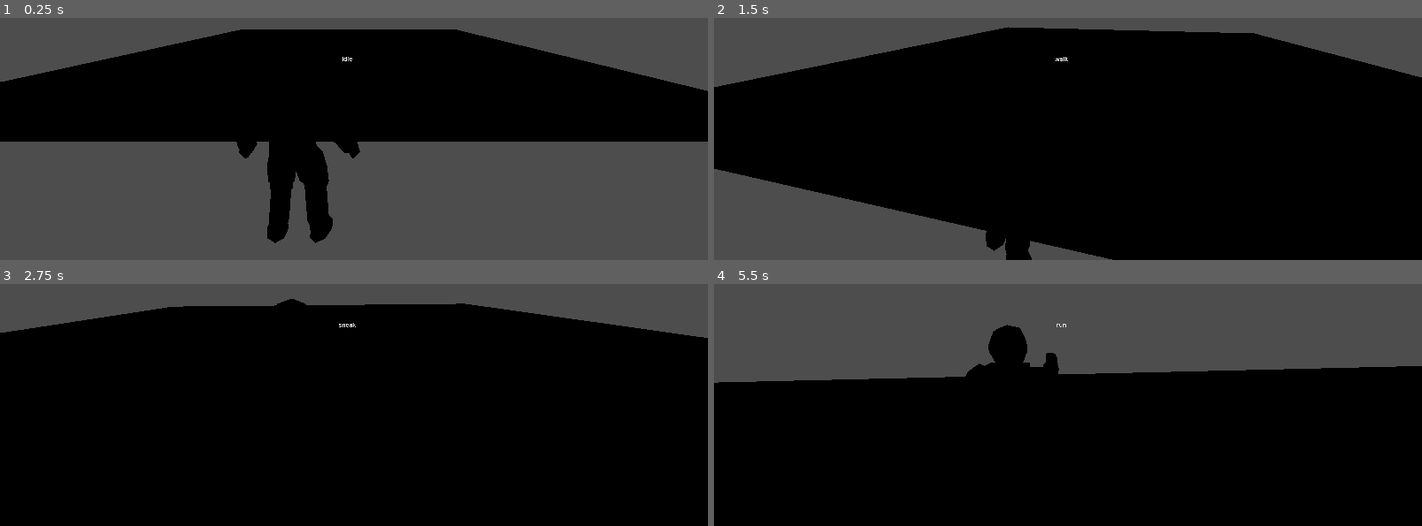
Above: before the commit, frames 1-4 (two rows, left to right).
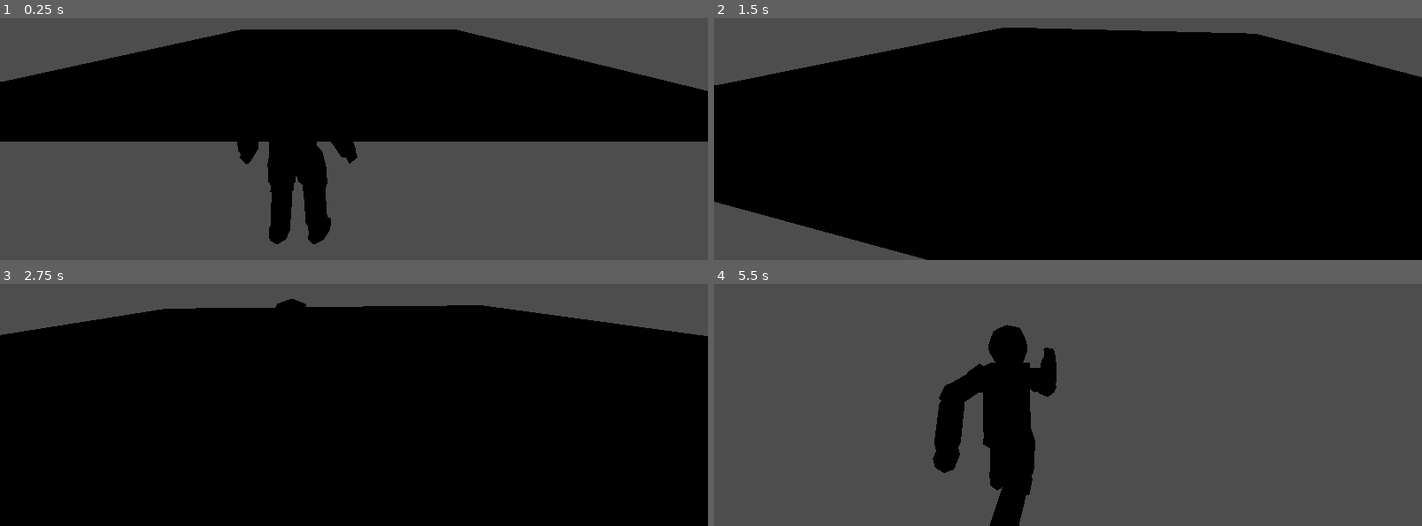
Above: after the commit, the same moments.

Repository: deinonymous/1st-3rd-Person-Base
Game: Godot game, scene res://scenes/world.tscn
Two runs of this game, one before a commit and one after it. Both use one fixed random seed, a clock stepped at 60 frames per second and the inputs below.
Inputs (mouse positions are in pixels of both pictures, inside the frame that each line leads up to):
- Up to frame 1 (0.25 s): no input
- Up to frame 2 (1.5 s): move the mouse to (1103, 59) at 0.52 s; hold Ctrl (crouch) 0.53-1.28 s; hold W (mv_forward) from 0.53 s (still down); tap Space (jump) at 0.77, 1.07 s; tap Shift (sprint) at 0.8, 1.35 s; move the mouse to (1032, 63) at 1.27 s
- Up to frame 3 (2.75 s): keep holding W (mv_forward); tap Space (jump) at 1.52, 1.55, 1.82, 2.1 s; move the mouse to (368, 320) at 2.02 s; hold Ctrl (crouch) from 2.03 s (still down)
- Up to frame 4 (5.5 s): keep holding W (mv_forward); move the mouse to (1060, 334) at 2.77 s; release Ctrl (crouch) at 2.78 s; tap Mouse wheel up (camera_zoom_in) at 2.85 s; tap Space (jump) at 3.02, 3.32, 3.77, 3.8, 4.07, 4.52, 4.82 s; tap Shift (sprint) at 3.05 s; move the mouse to (1117, 332) at 3.52 s; tap Mouse wheel down (camera_zoom_out) at 3.6 s; move the mouse to (1011, 322) at 4.27 s; tap Ctrl (crouch) at 4.35 s; move the mouse to (1075, 327) at 5.02 s; hold Shift (sprint) from 5.03 s (still down)

The runs differ from the first frame. In frame 1, 0.5% of the frame differs, in the area x 33-51%, y 16-94%; in frame 2, 6.8%; in frame 3, 0.6%; in frame 4, 57%, in the area x 0-100%, y 16-100%.

Commit message:
important improvements to movement/detecting floor collision

Diff:
--- a/scenes/player.tscn
+++ b/scenes/player.tscn
@@ -1,13 +1,10 @@
-[gd_scene load_steps=29 format=3 uid="uid://dj8qxtraf6qq3"]
+[gd_scene load_steps=28 format=3 uid="uid://dj8qxtraf6qq3"]
 
 [ext_resource type="Script" path="res://scripts/state/player-states/player_persistent_state.gd" id="1_2ieie"]
 
 [sub_resource type="CapsuleShape3D" id="CapsuleShape3D_edq6b"]
 radius = 0.375
 height = 1.44
-
-[sub_resource type="SphereShape3D" id="SphereShape3D_y670u"]
-radius = 0.3
 
 [sub_resource type="BoxMesh" id="BoxMesh_3akj7"]
 size = Vector3(0.25, 0.455, 0.15)
@@ -1786,11 +1783,6 @@
 transform = Transform3D(1, 0, 0, 0, 1, 0, 0, 0, 1, 0, -0.225, 0.074)
 shape = SubResource("CapsuleShape3D_edq6b")
 
-[node name="FootCast" type="ShapeCast3D" parent="."]
-transform = Transform3D(1, 0, 0, 0, 1, 0, 0, 0, 1, 0, 0.095, 0.074)
-shape = SubResource("SphereShape3D_y670u")
-target_position = Vector3(0, -0.55, 0)
-
 [node name="FullBody" type="Node3D" parent="."]
 
 [node name="Camera" type="Node3D" parent="FullBody"]
@@ -1874,7 +1866,7 @@
 mesh = SubResource("CapsuleMesh_nifov")
 
 [node name="WristJointR" type="MeshInstance3D" parent="FullBody/Body/TorsoMesh/HipJointR/UpperArmR/ElbowJointR/ForearmR"]
-transform = Transform3D(0.999391, 0.0348995, 1.53981e-09, -0.0348476, 0.997905, -0.0545145, -0.00190253, 0.0544813, 0.998513, 0.00125249, -0.113329, -0.00282142)
+transform = Transform3D(0.999391, 0.0348995, 1.55348e-09, -0.0348476, 0.997905, -0.0545145, -0.00190253, 0.0544813, 0.998513, 0.00125249, -0.113329, -0.00282142)
 mesh = SubResource("SphereMesh_5ogn5")
 
 [node name="HandR" type="MeshInstance3D" parent="FullBody/Body/TorsoMesh/HipJointR/UpperArmR/ElbowJointR/ForearmR/WristJointR"]
--- a/scripts/autoload/Physics.gd
+++ b/scripts/autoload/Physics.gd
@@ -1,3 +1,3 @@
 extends Node
 
-var gravity: float = 0.008
+var gravity: float = 0.32
--- a/scripts/state/player-states/fall_state.gd
+++ b/scripts/state/player-states/fall_state.gd
@@ -4,7 +4,7 @@
 var classname = "FallState"
 
 func _ready():
-  persistent_state.animation.speed_scale = 1
+  persistent_state.animation.speed_scale = 1.0
   persistent_state.animation.play("fall")
   fall()
 
@@ -13,28 +13,25 @@
   persistent_state.face_camera_direction()
 
 func jump():
-  if grounded():
+  if persistent_state.is_on_floor():
     change_state.call("jump")
 
 func walk():
-  if grounded():
+  if persistent_state.is_on_floor():
     change_state.call("walk")
 
 func run():
-  if grounded():
+  if persistent_state.is_on_floor():
     change_state.call("run")
 
 func idle():
-  if grounded():
+  if persistent_state.is_on_floor():
     change_state.call("idle")
 
 func sneak():
-  if grounded():
+  if persistent_state.is_on_floor():
     change_state.call("sneak")
 
 func crouch():
-  if grounded():
+  if persistent_state.is_on_floor():
     change_state.call("crouch")
-
-func grounded():
-  return persistent_state.foot_cast.get_collision_count() > 0
--- a/scripts/state/player-states/jump_state.gd
+++ b/scripts/state/player-states/jump_state.gd
@@ -25,7 +25,7 @@
     persistent_state.velocity.x /= 1.2
     persistent_state.velocity.z /= 1.2
   persistent_state.velocity.y -= Physics.gravity
-  if persistent_state.velocity.y <= 0:
+  if not persistent_state.velocity.y > 0:
     fall()
   persistent_state.face_movement_direction()
 
--- a/scripts/state/player-states/player_persistent_state.gd
+++ b/scripts/state/player-states/player_persistent_state.gd
@@ -6,11 +6,9 @@
 @onready var head_base: Node3D = $FullBody/Body/TorsoMesh/Neck/BaseOfHead
 @onready var head_mesh: MeshInstance3D = $FullBody/Body/TorsoMesh/Neck/BaseOfHead/Head
 @onready var animation: AnimationPlayer = $AnimationPlayer
-@onready var foot_cast: ShapeCast3D = $FootCast
 @onready var camera: Node3D = $FullBody/Camera
 @onready var camera3d: Camera3D = $FullBody/Camera/Camera3D
 @onready var camera_occlusion_raycast: RayCast3D = $FullBody/Camera/RayCast3D
-@onready var state_log: Label = $CanvasLayer/Control/StateLog
 
 #state
 var state
@@ -19,11 +17,11 @@
 
 #physics/motion
 var inertia = 0.7
-var run_speed = 0.1
-var walk_speed = 0.05
-var sneak_speed = 0.025
-var midair_correction_speed = 0.002
-var jump_velocity = 0.17
+var run_speed = 6
+var walk_speed = 4
+var sneak_speed = 2
+var midair_correction_speed = 0.2
+var jump_velocity = 8
 var input_direction: Vector2 = Vector2(0,0)
 var direction: Vector2 = Vector2(0,0)
 
@@ -54,7 +52,8 @@
   state_elected = false
 
   #player always enters fall state if not on the ground
-  if !foot_cast.get_collision_count() and velocity.y <= 0:
+  if !is_on_floor() and not velocity.y > 0:
+    velocity.y -= Physics.gravity
     state.do_state("fall")
 
   #handle player inputs
@@ -65,7 +64,6 @@
   state.do_state("idle")
 
 func _physics_process(_delta):
-  move_and_collide(velocity)
   move_and_slide()
 
 func handle_movement():
@@ -107,7 +105,6 @@
   #and modify the player's variables
   state.setup(func (state_string): change_state(state_string), self)
   state.name = "current_state"
-  state_log.text = new_state_name
   add_child(state)
 
 func face_movement_direction():
--- /dev/null
+++ b/scripts/state/player-states/player_state_factory.gd
@@ -0,0 +1,20 @@
+class_name PlayerStateFactory
+
+var states
+
+func _init():
+  states = {
+    "idle": IdleState,
+    "walk": WalkState,
+    "run": RunState,
+    "fall": FallState,
+    "jump": JumpState,
+    "crouch": CrouchState,
+    "sneak": SneakState
+  }
+
+func get_state(state_name):
+  if states.has(state_name):
+    return states.get(state_name)
+  else:
+    printerr("No state ", state_name, " in state factory!")
--- a/scripts/state/player-states/run_state.gd
+++ b/scripts/state/player-states/run_state.gd
@@ -8,7 +8,7 @@
   run()
 
 func run():
-  persistent_state.animation.speed_scale = (-1 if persistent_state.input_direction.y > 0 else 1) * persistent_state.velocity.length() * 25
+  persistent_state.animation.speed_scale = (-1 if persistent_state.input_direction.y > 0 else 1) * persistent_state.velocity.length() / 3
   persistent_state.velocity.x = clampf(
     persistent_state.direction.x * persistent_state.run_speed,
     persistent_state.velocity.x - (0.1 + abs(persistent_state.direction.x * persistent_state.run_speed / 5)),
--- a/scripts/state/player-states/sneak_state.gd
+++ b/scripts/state/player-states/sneak_state.gd
@@ -8,7 +8,7 @@
   sneak()
 
 func sneak():
-  persistent_state.animation.speed_scale = (-1 if persistent_state.direction.y < 0 else 1) * persistent_state.velocity.length() * 25
+  persistent_state.animation.speed_scale = (-1 if persistent_state.direction.y < 0 else 1) * persistent_state.velocity.length() / 3
   persistent_state.velocity.x = persistent_state.direction.x * persistent_state.sneak_speed
   persistent_state.velocity.z = persistent_state.direction.y * persistent_state.sneak_speed
   persistent_state.face_movement_direction()
--- a/scripts/state/player-states/walk_state.gd
+++ b/scripts/state/player-states/walk_state.gd
@@ -8,7 +8,7 @@
   walk()
 
 func walk():
-  persistent_state.animation.speed_scale = (-1 if persistent_state.input_direction.y > 0 else 1) * persistent_state.velocity.length() * 25
+  persistent_state.animation.speed_scale = (-1 if persistent_state.input_direction.y > 0 else 1) * persistent_state.velocity.length() / 3
   persistent_state.velocity.x = clampf(
     persistent_state.direction.x * persistent_state.walk_speed,
     persistent_state.velocity.x - (0.1 + abs(persistent_state.direction.x * persistent_state.walk_speed / 10)),
